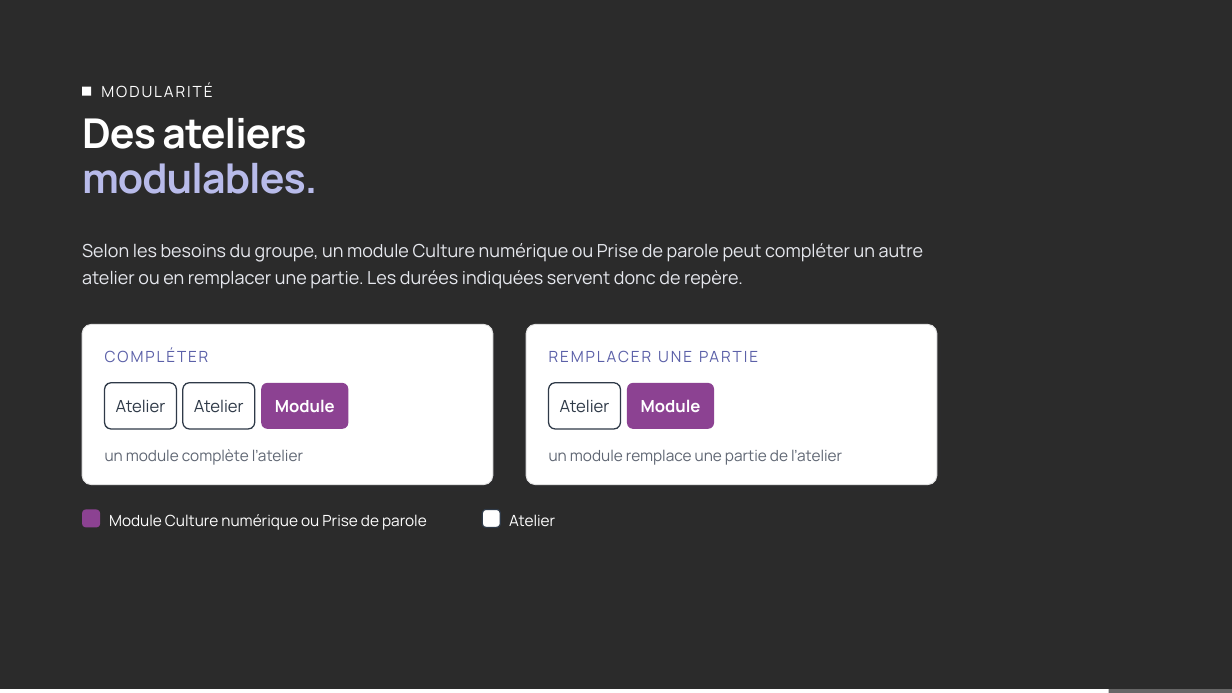
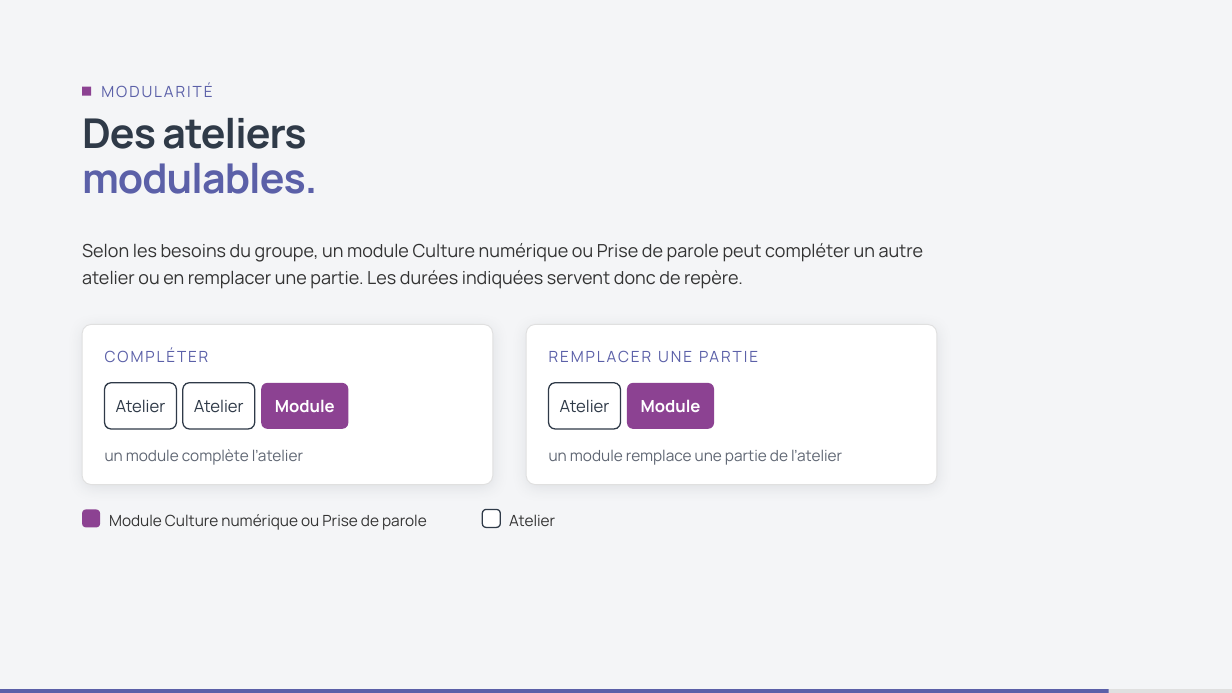
Before and after one commit to DigitalFactory-lab/Catalogue-DigitalFactory, a slide deck: slide 9 of Types-ateliers-Digital-Factory.pptx. Drawn at 1232x693 pixels with LibreOffice and Linux fonts; fonts in the diff are those of the drawing; background and template pictures are left out; a plain dark background stands for a picture behind light text. Boxes give left, top, right and bottom in pixels: in the first picture for what was removed or moved away, otherwise in the second. Text is boxed around its words. In the diff, an @@ line names an element or a change of style, - is before the commit and + after.

```diff
--- a/Types-ateliers-Digital-Factory.pptx
+++ b/Types-ateliers-Digital-Factory.pptx
@@ background picture (left out) to #F4F5F7 @@
@@ rectangle at <box>82,87,91,96</box>: fill #FFFFFF to #8C4292 @@
@@ text "MODULARITÉ" at <box>101,84,212,97</box>: text colour #FFFFFF to #5B60A8 @@
@@ title "Des ateliers" at <box>82,118,317,194</box>: text colour #FFFFFF to #2F3A48 in "Des ateliers"; text colour #B8BBEA to #5B60A8 in "modulables." @@
@@ text "Selon les besoins du groupe, ..." at <box>82,243,924,289</box>: text colour #E6E8EE to #333333 @@
@@ text "Module Culture numérique ou Prise ..." at <box>109,514,427,530</box>: text colour #FFFFFF to #333333 @@
@@ text "Atelier" at <box>509,514,555,526</box>: text colour #FFFFFF to #333333 @@
@@ rectangle at <box>0,689,1109,693</box>: fill #FFFFFF to #5B60A8 @@
@@ rectangle at <box>0,689,1232,693</box>: fill #FFFFFF at 28% opacity to #E0E0E0 @@
```
Also in this commit, not shown: 7 other slides changed, 12 other files.
